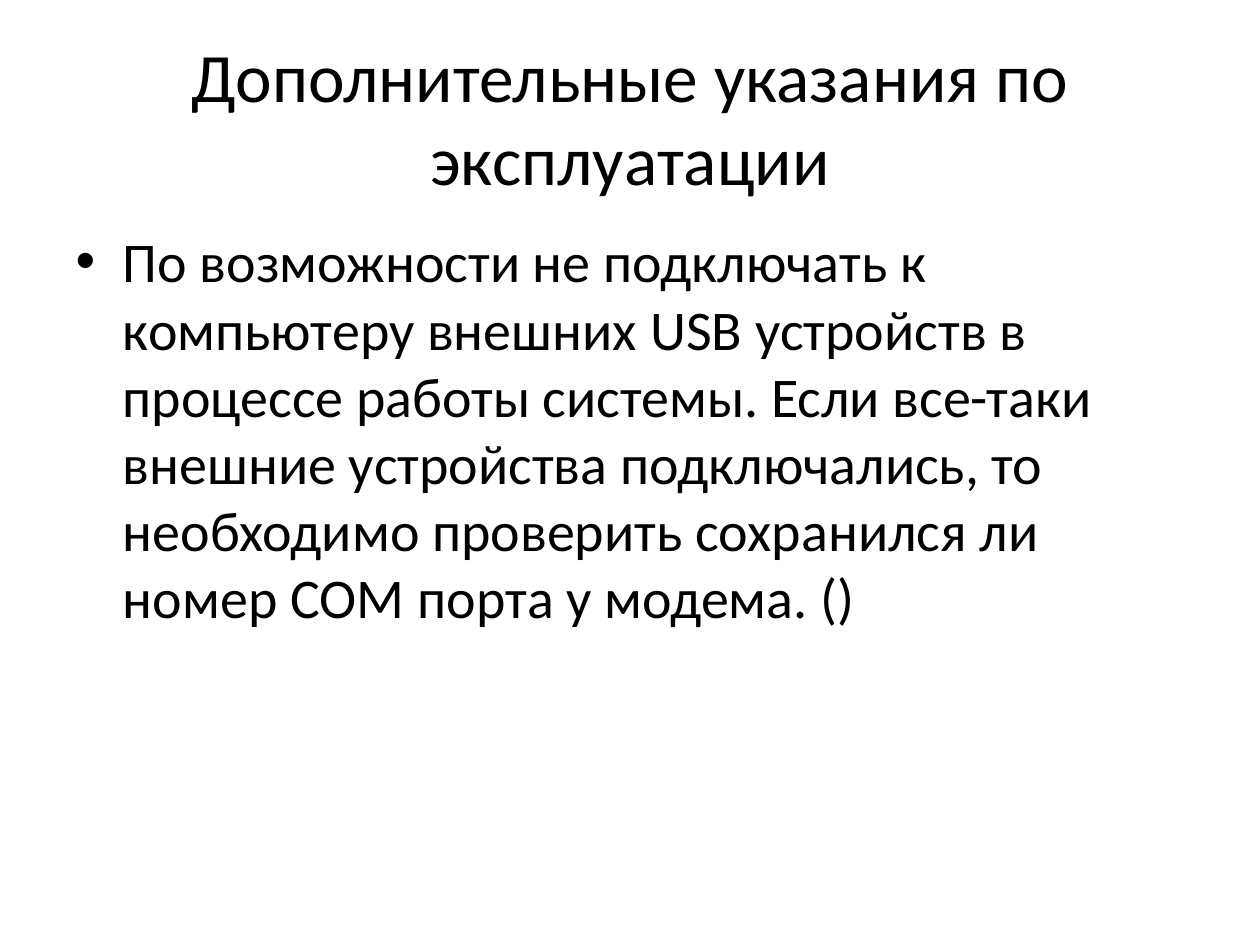
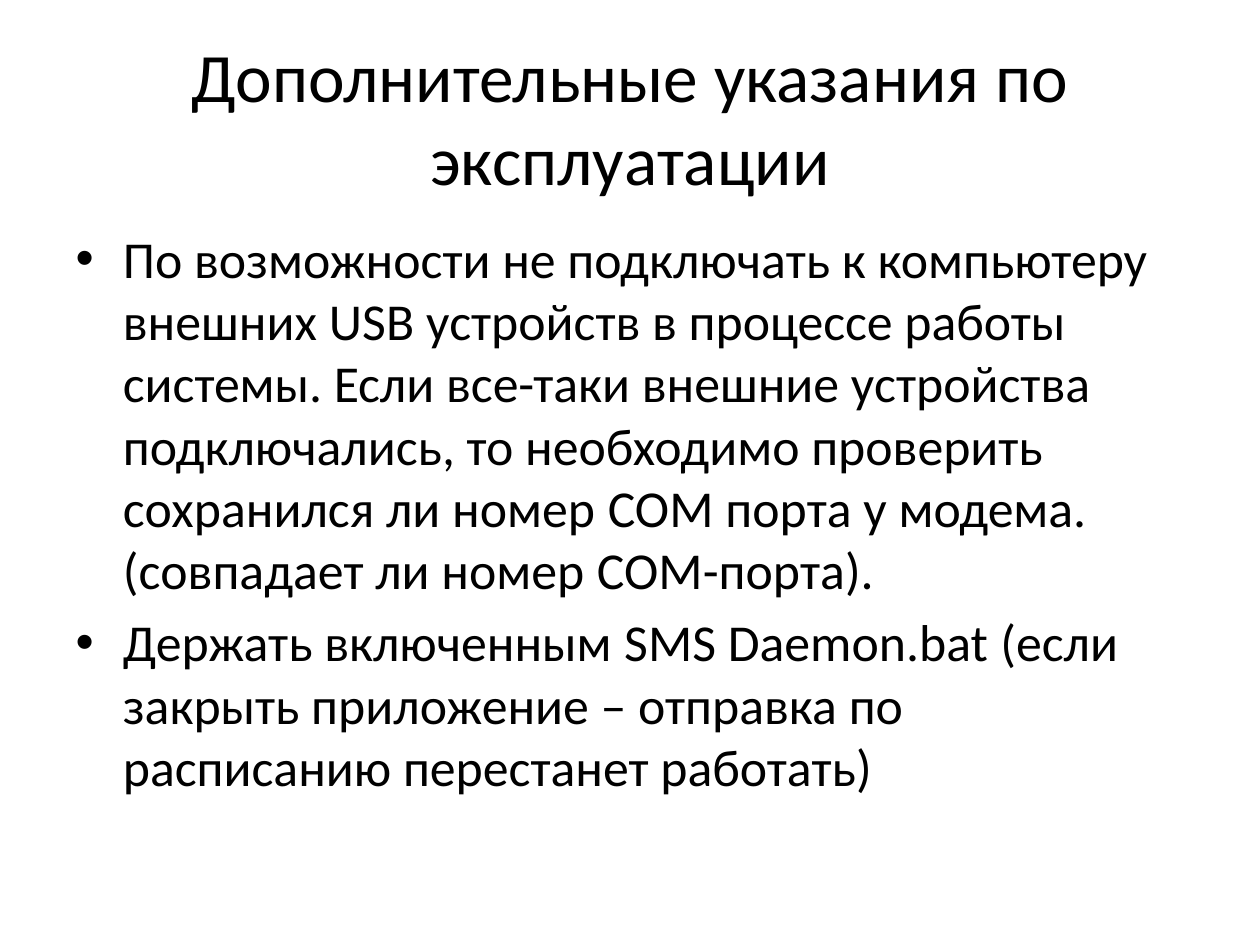
Before and after one commit to humantom88/city_lightning_symphony, a slide deck: slide 6 of doc/SUNO Mmanager.pptx. Drawn at 1260x945 pixels with LibreOffice and Linux fonts; fonts in the diff are those of the drawing. Boxes give left, top, right and bottom in pixels: in the first picture for what was removed or moved away, otherwise in the second. Text is boxed around its words. In the diff, an @@ line names an element or a change of style, - is before the commit and + after.

```diff
--- a/doc/SUNO Mmanager.pptx
+++ b/doc/SUNO Mmanager.pptx
@@ text at (123, 244, 1148, 795): text changed; size 32 to 29.6 pt @@
-• По возможности не подключать к компьютеру внешних USB устройств в процессе работы системы. Если все-таки внешние устройства подключались, то необходимо проверить сохранился ли номер COM порта у модема. ()
+• По возможности не подключать к компьютеру внешних USB устройств в процессе работы системы. Если все-таки внешние устройства подключались, то необходимо проверить сохранился ли номер COM порта у модема. (совпадает ли номер COM-порта).
+• Держать включенным SMS Daemon.bat (если закрыть приложение – отправка по расписанию перестанет работать)
```
Also in this commit, not shown: 21 slides added, 10 other files.
